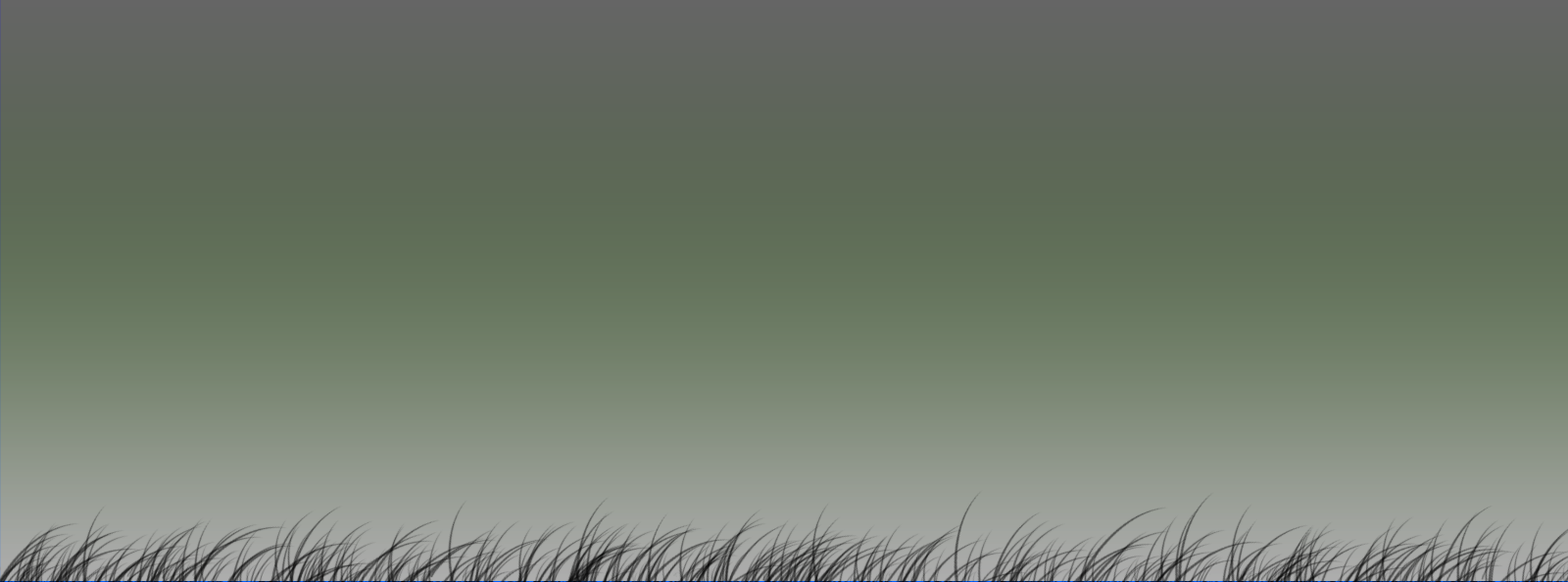
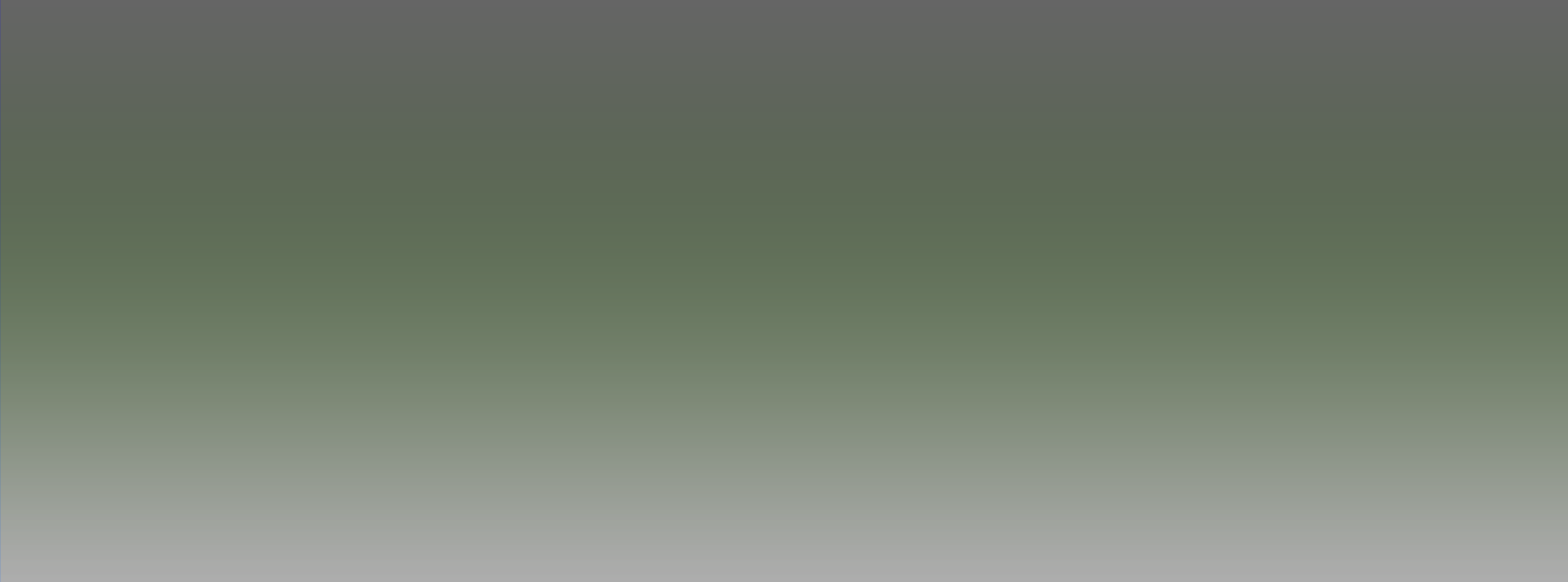
Layer changes from the first w=1568, h=582 image to the second:
renamed "grass" to "Layer 1", hid it, painted on it over 0, 490, 1568, 582
painted on "Shape 13 copy 13" over 0, 581, 1568, 582
removed layer "grass" (2nd of 7, in "check") from group "check" over 0, 502, 1568, 582
